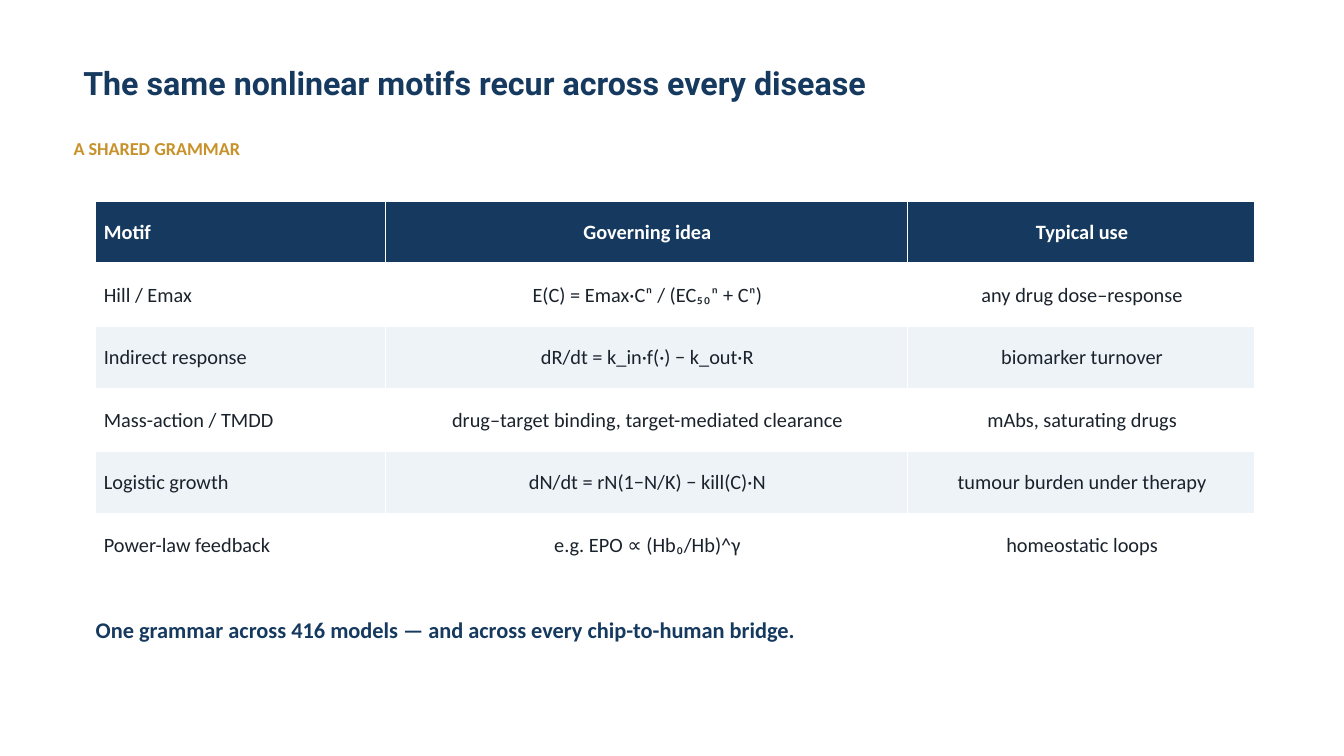
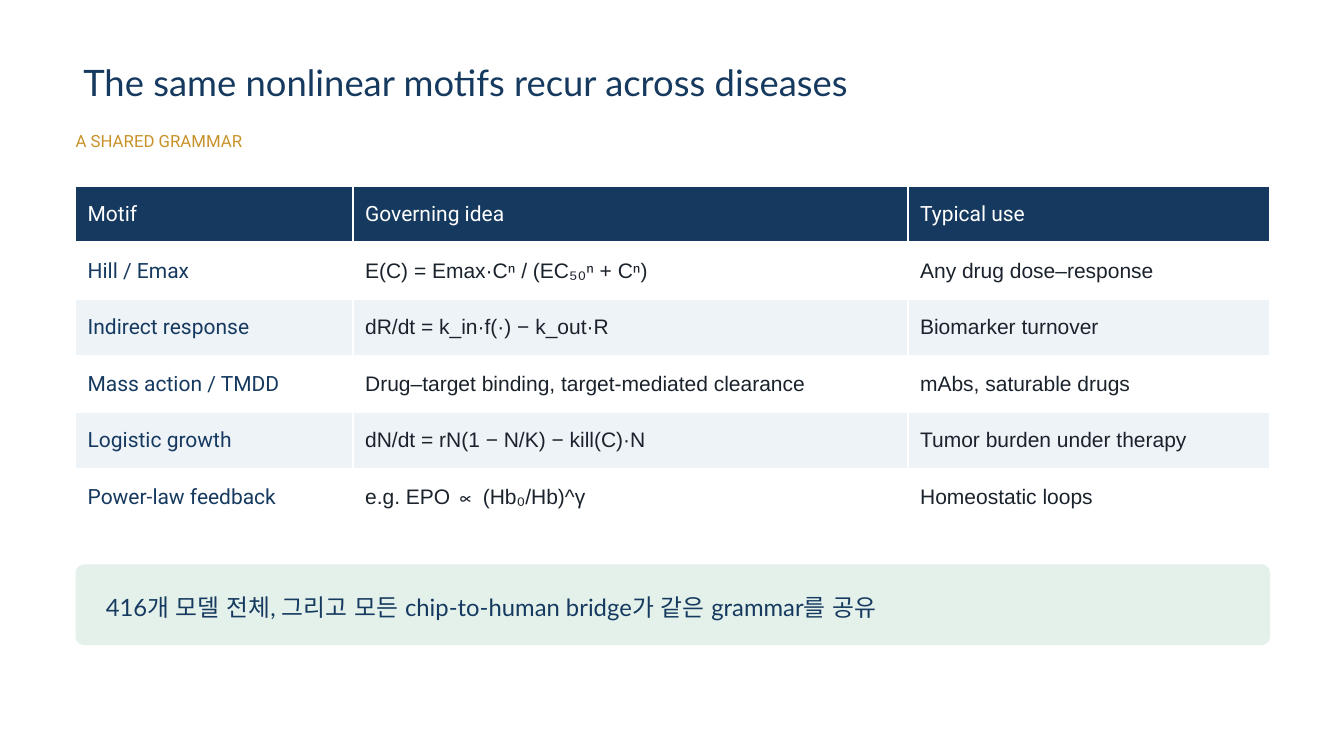
Before and after one commit to pipetcpt/qsp, a slide deck: slide 9 of presentation/2026-tox.pptx. Drawn at 1344x756 pixels with LibreOffice and Linux fonts; fonts in the diff are those of the drawing; background and template pictures are left out. Boxes give left, top, right and bottom in pixels: in the first picture for what was removed or moved away, otherwise in the second. Text is boxed around its words. In the diff, an @@ line names an element or a change of style, - is before the commit and + after.

```diff
--- a/presentation/2026-tox.pptx
+++ b/presentation/2026-tox.pptx
@@ title at [83, 69, 848, 97]: text changed; size 23 to 26 pt; font Roboto to Lato; bold off @@
-The same nonlinear motifs recur across every disease
+The same nonlinear motifs recur across diseases
@@ text "A SHARED GRAMMAR" at [76, 135, 242, 147]: size 13 to 12 pt, font Calibri to Roboto, bold off; line spacing 1.04 to 1 @@
@@ table at [76, 187, 1270, 525] @@
-row 2, column 3: any drug dose–response
+row 2, column 3: Any drug dose–response
-row 3, column 3: biomarker turnover
+row 3, column 3: Biomarker turnover
-row 4: Mass-action / TMDD | drug–target binding, target-mediated clearance | mAbs, saturating drugs
+row 4: Mass action / TMDD | Drug–target binding, target-mediated clearance | mAbs, saturable drugs
-row 5, column 2: dN/dt = rN(1−N/K) − kill(C)·N
+row 5, column 2: dN/dt = rN(1 − N/K) − kill(C)·N
-row 5, column 3: tumour burden under therapy
+row 5, column 3: Tumor burden under therapy
-row 6, column 3: homeostatic loops
+row 6, column 3: Homeostatic loops
@@ size 14.5 to 15 pt in "Motif", "Governing idea", "Typical use", "Hill / Emax" and 6 more places @@
@@ font Calibri to Roboto in "Motif", "Governing idea", "Typical use", "Hill / Emax" and 3 more places @@
@@ bold off in "Motif", "Governing idea", "Typical use" @@
@@ text colour #1A222C to #163A5F in "Hill / Emax", "Indirect response", "Logistic growth", "Power-law feedback" @@
@@ font Calibri to Arial in "E(C) = Emax·Cⁿ / (EC₅₀ⁿ + Cⁿ)", "dR/dt = k_in·f(·) − k_out·R", "e.g. EPO ∝ (Hb₀/Hb)^γ" @@
@@ alignment centre to left @@
@@ table: place and size @@
-table at [96, 202, 1255, 577]
+table at [76, 187, 1270, 525]
@@ rounded rectangle added at [76, 565, 1270, 645], fill #E4F1EB @@
@@ text added at [106, 596, 876, 621], 17 pt, text #163A5F @@
+416개 모델 전체, 그리고 모든 chip-to-human bridge가 같은 grammar를 공유
@@ text removed at [96, 622, 795, 642] @@
-One grammar across 416 models — and across every chip-to-human bridge.
```
Also in this commit, not shown: 24 other slides changed, 22 slides added, 23 slides removed, 52 other files.
